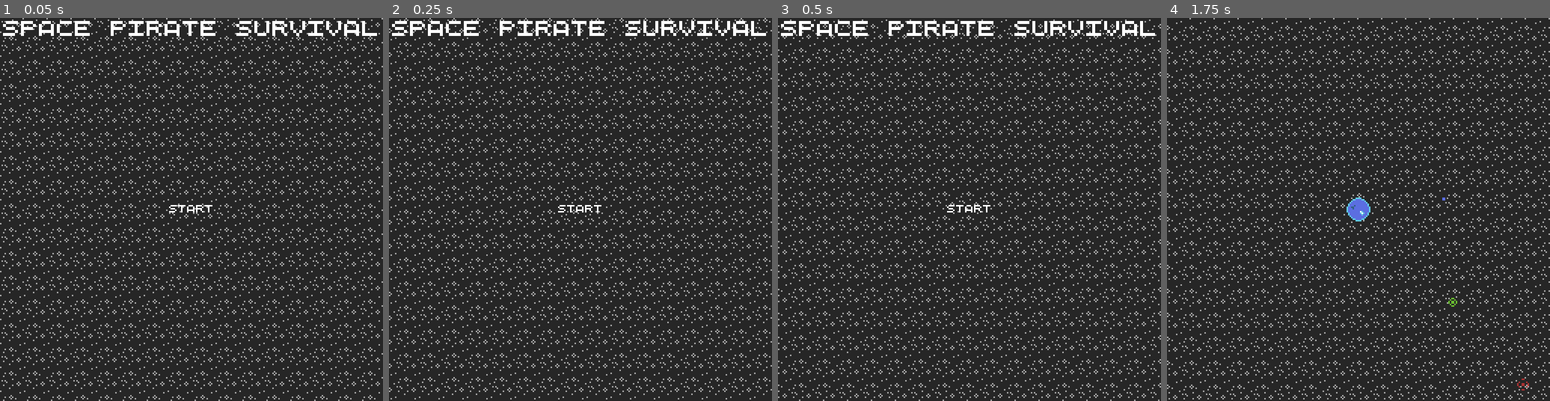
Above: before the commit, frames 1-4 (left to right).
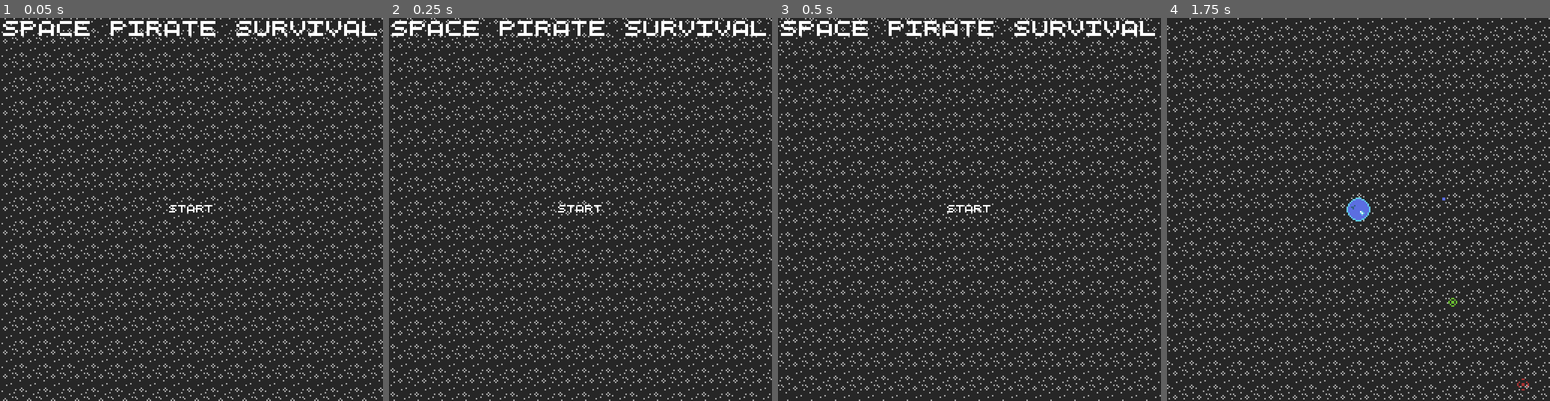
Above: after the commit, the same moments.

Repository: WinterAtne/Space-Pirate-Survival
Game: Godot game, scene res://scenes/main.tscn
Same seed, same stepped clock (60 frames per second), same inputs: the game is played once before the commit and once after it.
Inputs (mouse positions are in pixels of both pictures, inside the frame that each line leads up to):
- Up to frame 1 (0.05 s): no input
- Up to frame 2 (0.25 s): no input
- Up to frame 3 (0.5 s): no input
- Up to frame 4 (1.75 s): click "Start" at 0.5 s; tap Enter at 1.25 s; move the mouse to (1442, 190) at 1.27 s; hold Space (accelerate) from 1.28 s (still down); click (1442, 190) at 1.35 s

The runs differ from the first frame. In frame 1, 14% of the frame differs, in the area x 0-100%, y 0-100%; in frame 2, 15%; in frame 3, 14%; in frame 4, nothing differs.

Commit message:
Began Testing Level selection framework

Diff:
--- /dev/null
+++ b/scenes/levels/red_giant.tscn
@@ -0,0 +1,15 @@
+[gd_scene load_steps=4 format=3 uid="uid://cxgkaup60ssxh"]
+
+[ext_resource type="PackedScene" uid="uid://ce1fhy5kjimtn" path="res://scenes/levels/level.tscn" id="1_boosf"]
+[ext_resource type="PackedScene" uid="uid://c2luwm5bufp88" path="res://scenes/star.tscn" id="2_tjwrj"]
+[ext_resource type="PackedScene" uid="uid://cbpsk81alsgdf" path="res://scenes/spawner.tscn" id="3_e0ncf"]
+
+[node name="RedGiant" instance=ExtResource("1_boosf")]
+
+[node name="Player" parent="." index="1"]
+position = Vector2(56, -20)
+
+[node name="Star" parent="." index="2" instance=ExtResource("2_tjwrj")]
+
+[node name="Spawner" parent="." index="3" node_paths=PackedStringArray("player") instance=ExtResource("3_e0ncf")]
+player = NodePath("../Player")
--- a/scenes/main.gd
+++ b/scenes/main.gd
@@ -1,20 +1,23 @@
 extends Node2D
 
-@export var level : PackedScene
+@export var levels : Array[PackedScene] = []
 
+var current_level_index : int
 var current_level : Level
 
 func _on_start_button_down():
 	%MainMenu.visible = false
 	%Background.set_process(false)
 
-	load_level(level)
+
+	current_level_index = 0
+	load_level(levels[current_level_index])
 
 
 #this seemingly useless function is here in case we add more than one level
 #or a death screen or something
 func restart_level() -> void:
-	load_level(level)
+	load_level(levels[current_level_index])
 
 
 func load_level(new_level : PackedScene) -> void:
--- a/scenes/main.tscn
+++ b/scenes/main.tscn
@@ -1,19 +1,21 @@
-[gd_scene load_steps=5 format=3 uid="uid://coer8fit0pos3"]
+[gd_scene load_steps=6 format=3 uid="uid://coer8fit0pos3"]
 
 [ext_resource type="PackedScene" uid="uid://jer0xh2pay0i" path="res://scenes/ui/main_menu.tscn" id="1_gqstx"]
 [ext_resource type="Script" path="res://scenes/main.gd" id="1_il5e1"]
 [ext_resource type="PackedScene" uid="uid://clbxsx0eefxuj" path="res://scenes/levels/blue_giant.tscn" id="2_nxx7f"]
 [ext_resource type="PackedScene" uid="uid://bplfgyksvl84s" path="res://scenes/background.tscn" id="3_ds0d2"]
+[ext_resource type="PackedScene" uid="uid://cxgkaup60ssxh" path="res://scenes/levels/red_giant.tscn" id="3_wmbnr"]
 
 [node name="Main" type="Node2D"]
 script = ExtResource("1_il5e1")
-level = ExtResource("2_nxx7f")
+levels = Array[PackedScene]([ExtResource("2_nxx7f"), ExtResource("3_wmbnr")])
 
 [node name="MainMenu" parent="." instance=ExtResource("1_gqstx")]
 unique_name_in_owner = true
 
 [node name="Background" parent="." instance=ExtResource("3_ds0d2")]
 unique_name_in_owner = true
+scroll_offset = Vector2(23.0306, 458.673)
 
 [connection signal="button_down" from="MainMenu/CenterContainer/Buttons/Start" to="." method="_on_start_button_down"]
 
